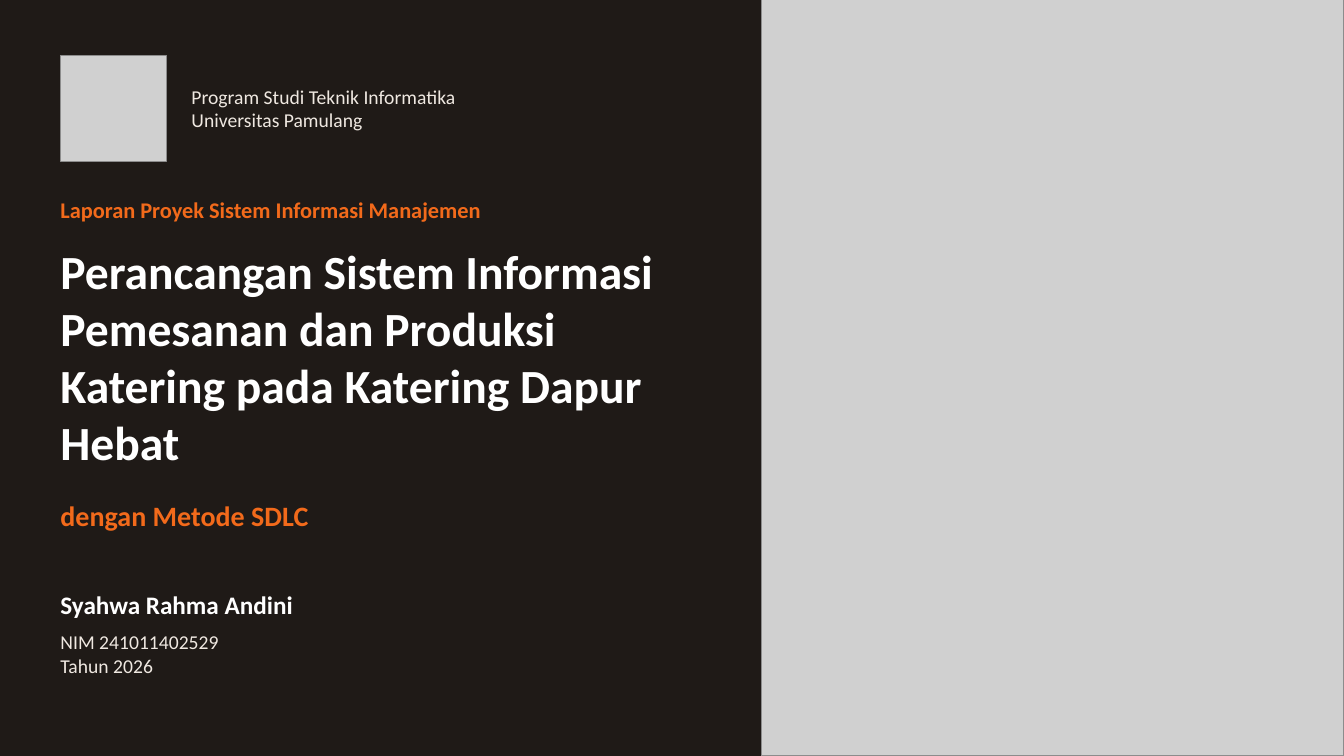
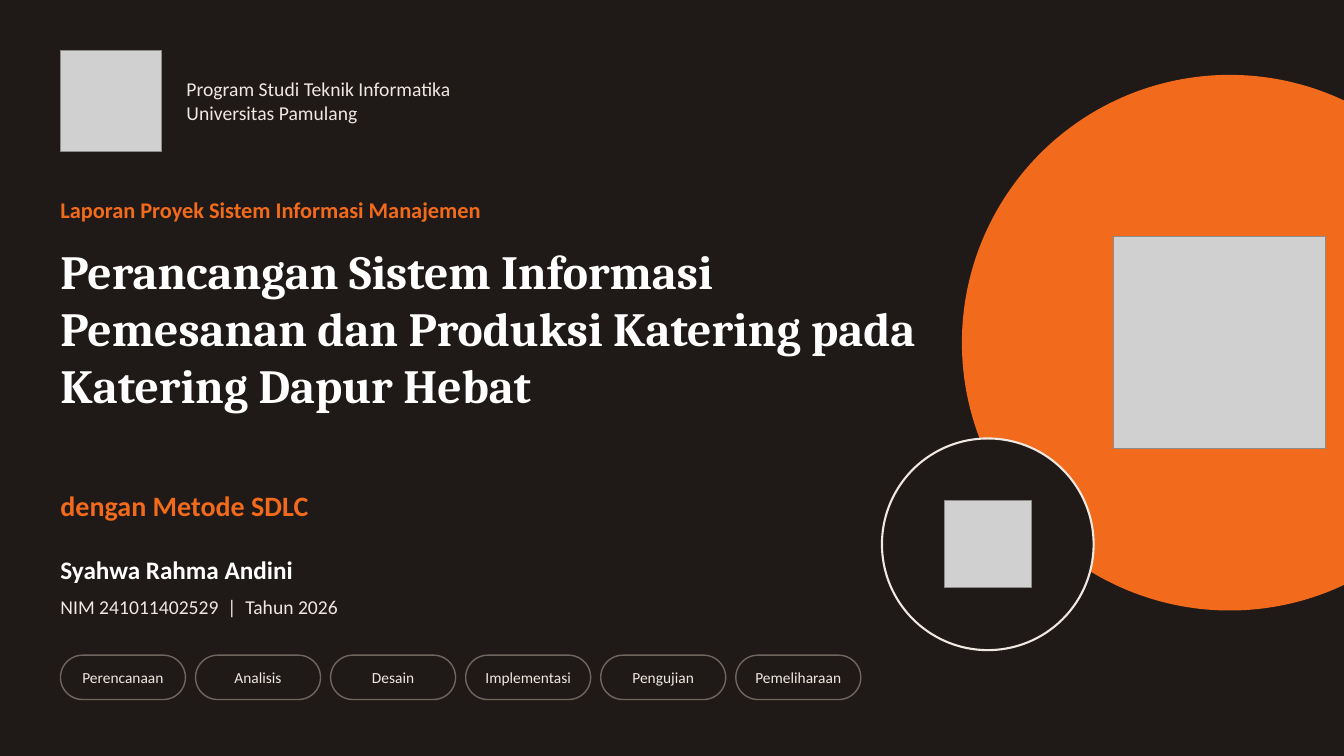
Before and after one commit to koriebruh/sim-katering-dapur-hebat, a slide deck: slide 1 of Presentasi-SIM-Katering-Dapur-Hebat.pptx. Drawn at 1344x756 pixels with LibreOffice and Linux fonts; fonts in the diff are those of the drawing; grey boxes stand for pictures. Boxes give left, top, right and bottom in pixels: in the first picture for what was removed or moved away, otherwise in the second. Text is boxed around its words. In the diff, an @@ line names an element or a change of style, - is before the commit and + after.

```diff
--- a/Presentasi-SIM-Katering-Dapur-Hebat.pptx
+++ b/Presentasi-SIM-Katering-Dapur-Hebat.pptx
@@ picture removed at <box>761,0,1344,756</box> @@
@@ picture: place and size @@
-picture at <box>60,55,166,161</box>
+picture at <box>60,50,161,151</box>
@@ text "Program Studi Teknik Informatika": place and size @@
-text "Program Studi Teknik Informatika" at <box>191,90,456,131</box>
+text "Program Studi Teknik Informatika" at <box>186,82,450,124</box>
@@ ellipse added at <box>963,76,1344,610</box>, fill #F26A1B, outline #F26A1B 1 pt @@
@@ picture added at <box>1114,237,1326,449</box> @@
@@ text "Perancangan Sistem Informasi Pemesanan dan ..." at <box>60,255,915,414</box>: font Calibri to Cambria @@
@@ ellipse added at <box>882,439,1094,650</box>, fill #1F1A17, outline #EFE8E1 1.5 pt @@
@@ text "dengan Metode SDLC": place and size @@
-text "dengan Metode SDLC" at <box>60,506,308,531</box>
+text "dengan Metode SDLC" at <box>60,496,308,521</box>
@@ picture added at <box>945,501,1031,588</box> @@
@@ text "Syahwa Rahma Andini": place and size @@
-text "Syahwa Rahma Andini" at <box>60,596,293,618</box>
+text "Syahwa Rahma Andini" at <box>60,561,293,583</box>
@@ text at <box>60,600,338,614</box>: text changed @@
-NIM 241011402529
-Tahun 2026
+NIM 241011402529 | Tahun 2026
@@ rounded rectangle added at <box>60,655,186,700</box>, fill #1F1A17, outline #6F665F 1 pt @@
@@ rounded rectangle added at <box>196,655,321,700</box>, fill #1F1A17, outline #6F665F 1 pt @@
@@ rounded rectangle added at <box>331,655,456,700</box>, fill #1F1A17, outline #6F665F 1 pt @@
@@ rounded rectangle added at <box>466,655,591,700</box>, fill #1F1A17, outline #6F665F 1 pt @@
@@ rounded rectangle added at <box>601,655,726,700</box>, fill #1F1A17, outline #6F665F 1 pt @@
@@ rounded rectangle added at <box>736,655,861,700</box>, fill #1F1A17, outline #6F665F 1 pt @@
@@ text added at <box>82,673,163,683</box>, 11 pt, text #EFE8E1 @@
+Perencanaan
@@ text added at <box>234,672,281,683</box>, 11 pt, text #EFE8E1 @@
+Analisis
@@ text added at <box>372,672,414,683</box>, 11 pt, text #EFE8E1 @@
+Desain
@@ text added at <box>485,672,570,686</box>, 11 pt, text #EFE8E1 @@
+Implementasi
@@ text added at <box>632,672,693,686</box>, 11 pt, text #EFE8E1 @@
+Pengujian
@@ text added at <box>755,672,841,683</box>, 11 pt, text #EFE8E1 @@
+Pemeliharaan
```
Also in this commit, not shown: 13 other slides changed, 1 slide added, 5 other files.
